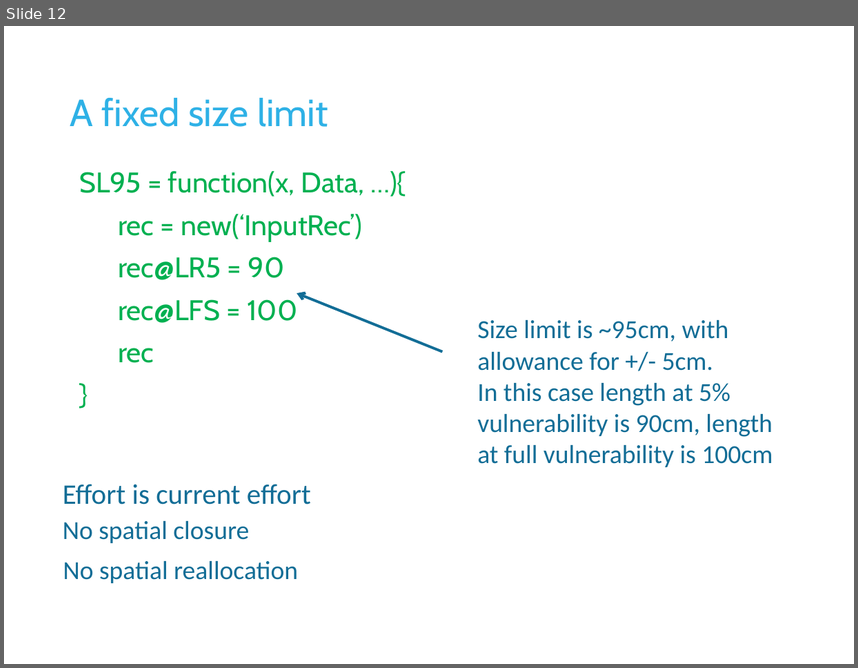
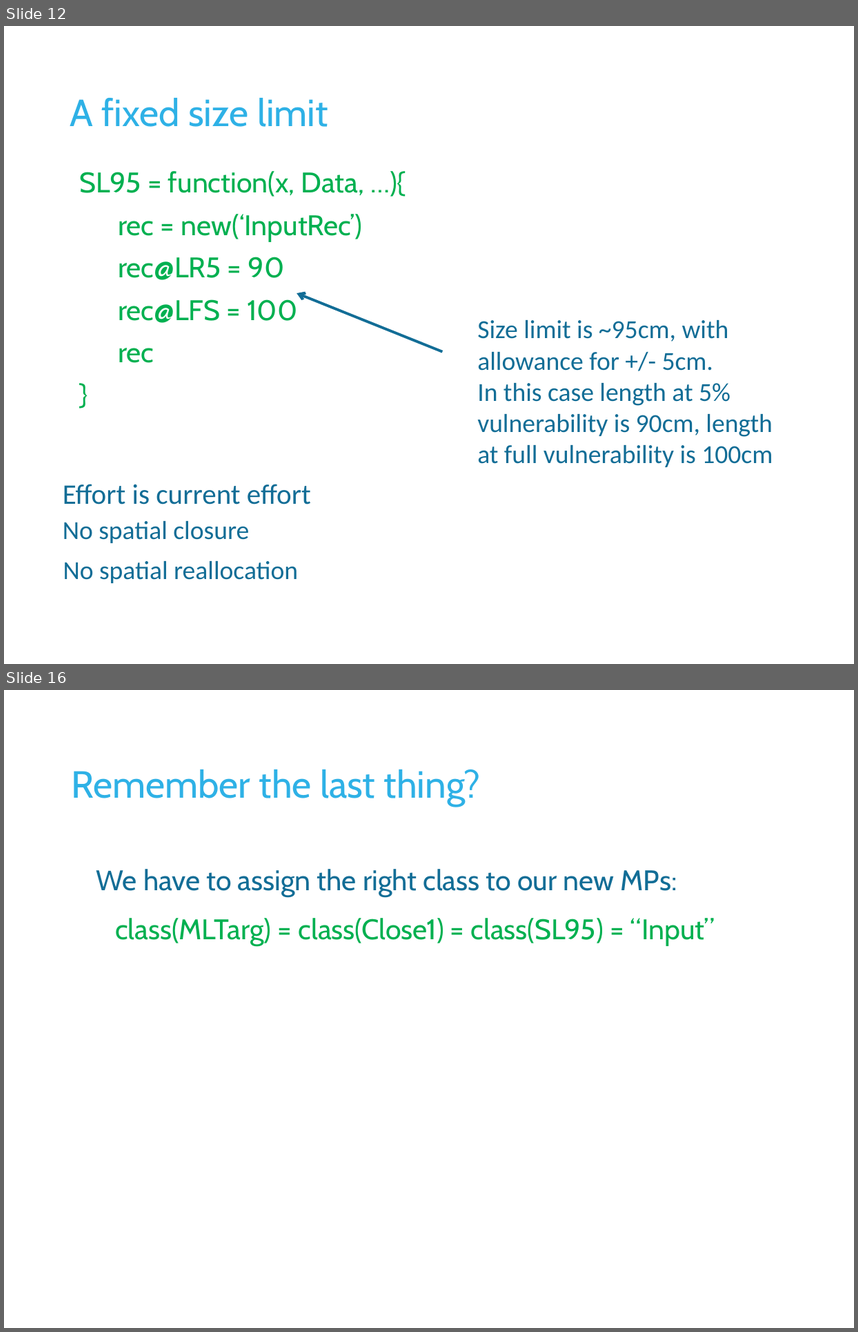
Before and after one commit to DLMtool/DLMDev, a slide deck: Disused code/Misc/DLM_DFO/Lectures/4 Making recommendations/L4c Custom input control MPs.pptx. Shown one above the other, each under a label of ours: slide 12 before the commit, slides 12 and 16 after it; the slides between them are not shown. The pictures are 858x668 and 858x1332 pixels, drawn with LibreOffice and Linux fonts; fonts in the diff are those of the drawing; background and template pictures are left out. Boxes give left, top, right and bottom in pixels: in the first picture for what was removed or moved away, otherwise in the second. Text is boxed around its words. In the diff, an @@ line names an element or a change of style, - is before the commit and + after.

```diff
--- a/Disused code/Misc/DLM_DFO/Lectures/4 Making recommendations/L4c Custom input control MPs.pptx
+++ b/Disused code/Misc/DLM_DFO/Lectures/4 Making recommendations/L4c Custom input control MPs.pptx
@@ slide 16 added at [4, 690, 854, 1328], background #FFFFFF @@
@@ title added at [71, 769, 481, 806], 32 pt, text #2EB1E6 @@
+Remember the last thing?
@@ text added at [96, 869, 715, 946], 24 pt, text #00B050 @@
+We have to assign the right class to our new MPs:
+class(MLTarg) = class(Close1) = class(SL95) = “Input”
```
Also in this commit, not shown: 2 slides changed, 3 other slides added, 20 other files.
